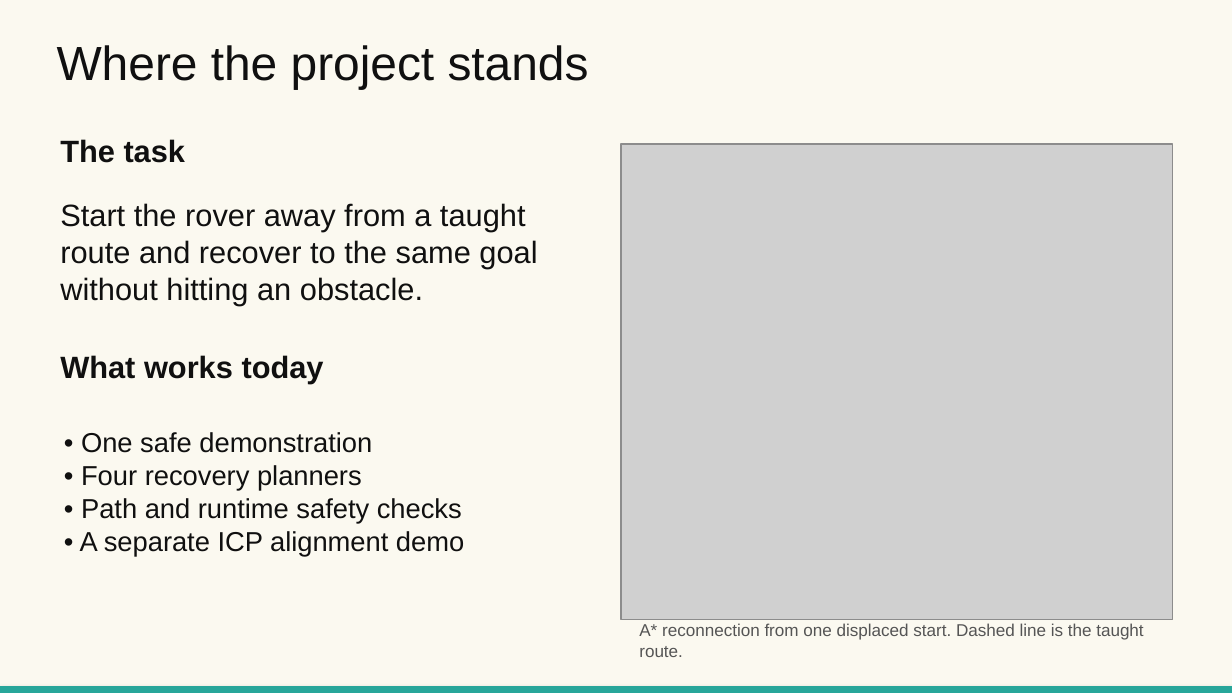
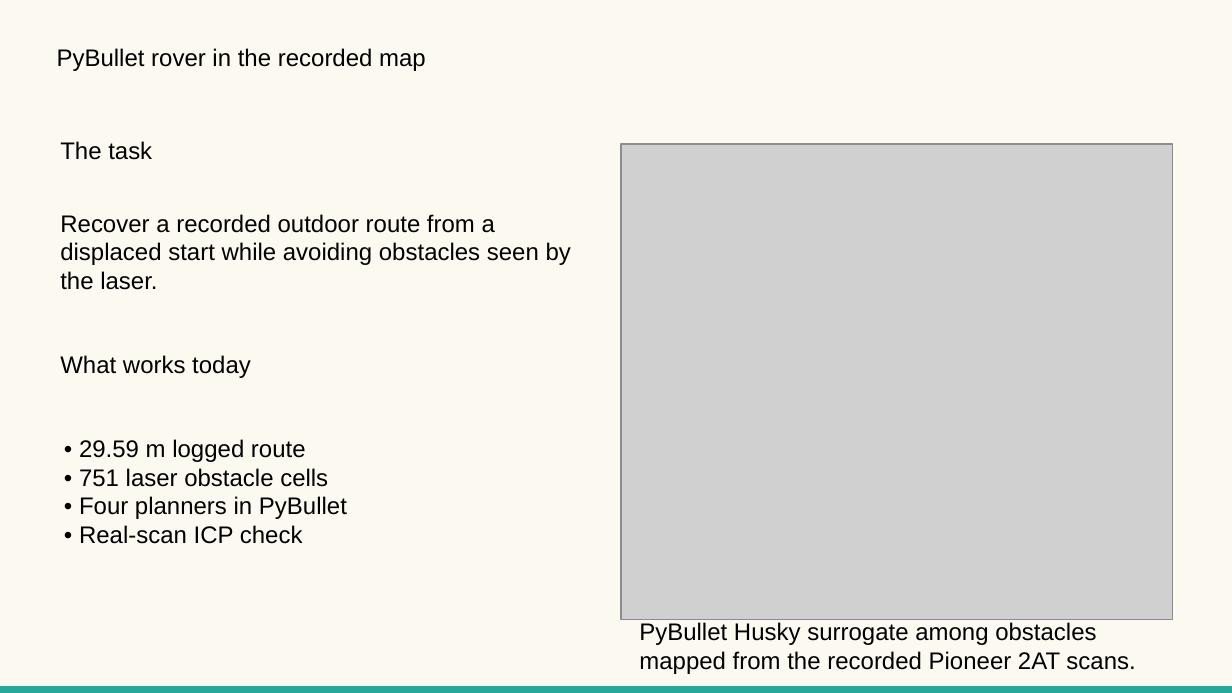
Before and after one commit to ayushkaulgud/teach-repeat-rover-navigation, a slide deck: slide 4 of docs/Teach_and_Repeat_Project_Update_Oct_7_2026.pptx (slide 2 before the commit). Drawn at 1232x693 pixels with LibreOffice and Linux fonts; fonts in the diff are those of the drawing; grey boxes stand for pictures. Boxes give left, top, right and bottom in pixels: in the first picture for what was removed or moved away, otherwise in the second. Text is boxed around its words. In the diff, an @@ line names an element or a change of style, - is before the commit and + after.

Commit message:
feat: benchmark teach-and-repeat on recorded Freiburg data

```diff
--- a/docs/Teach_and_Repeat_Project_Update_Oct_7_2026.pptx
+++ b/docs/Teach_and_Repeat_Project_Update_Oct_7_2026.pptx
@@ text at [57, 48, 426, 71]: text changed; size 28 to 14 pt; text colour #101010 to #000000 @@
-Where the project stands
+PyBullet rover in the recorded map
@@ text "The task" at [60, 141, 152, 160]: size 18 to 14 pt, text colour #101010 to #000000, bold off @@
@@ text at [60, 214, 571, 290]: text changed; size 18 to 14 pt; text colour #101010 to #000000 @@
-Start the rover away from a taught route and recover to the same goal without hitting an obstacle.
+Recover a recorded outdoor route from a displaced start while avoiding obstacles seen by the laser.
@@ text "What works today" at [60, 355, 251, 378]: size 18 to 14 pt, text colour #101010 to #000000, bold off @@
@@ text at [79, 439, 347, 544]: text changed; size 16 to 14 pt; text colour #101010 to #000000 @@
-• One safe demonstration
-• Four recovery planners
-• Path and runtime safety checks
-• A separate ICP alignment demo
+• 29.59 m logged route
+• 751 laser obstacle cells
+• Four planners in PyBullet
+• Real-scan ICP check
@@ text removed at [639, 623, 1143, 657] @@
-A* reconnection from one displaced start. Dashed line is the taught route.
@@ text added at [639, 622, 1135, 674], 14 pt, text #000000 @@
+PyBullet Husky surrogate among obstacles mapped from the recorded Pioneer 2AT scans.
```
Also in this commit, not shown: 6 other slides changed, 4 slides added, 2 slides removed, 25 other files.
